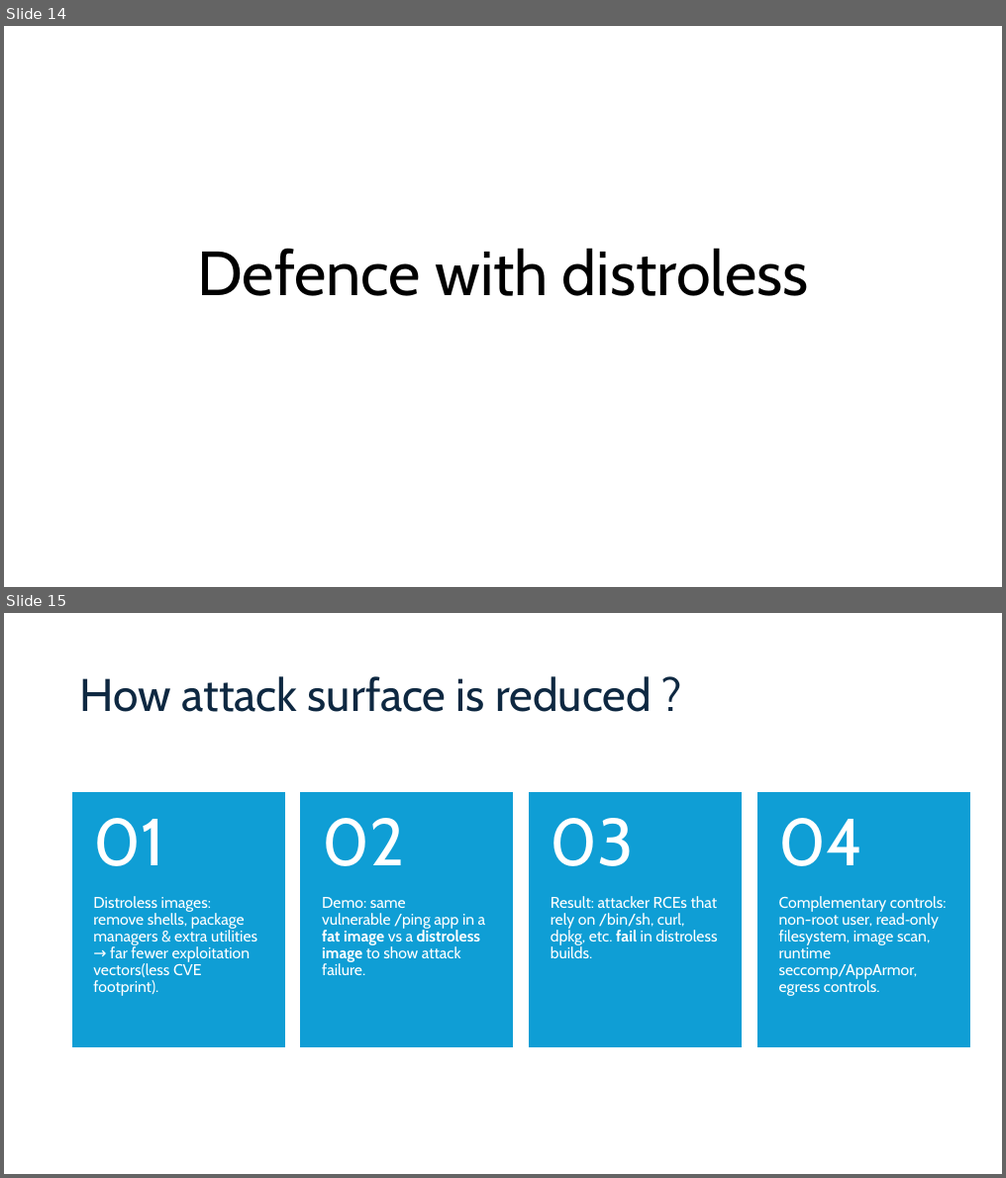
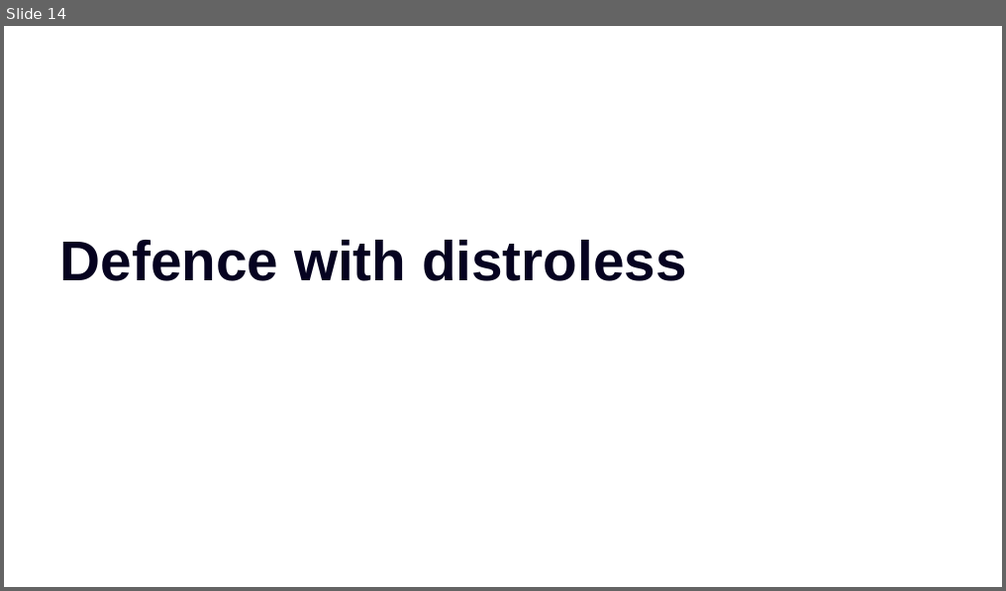
Before and after one commit to bharatnanda/from-fat-to-fearless-distroless-way, a slide deck: From Fat to Fearless.pptx. Shown one above the other, each under a label of ours: slides 14 and 15 before the commit, slide 14 after it. The pictures are 1006x1178 and 1006x591 pixels, drawn with LibreOffice and Linux fonts; fonts in the diff are those of the drawing. Boxes give left, top, right and bottom in pixels: in the first picture for what was removed or moved away, otherwise in the second. Text is boxed around its words. In the diff, an @@ line names an element or a change of style, - is before the commit and + after.

Commit message:
Updated the demo ppt

```diff
--- a/From Fat to Fearless.pptx
+++ b/From Fat to Fearless.pptx
@@ slide 15 removed at [4,613,1002,1174], background #FFFFFF @@
@@ title removed at [80,676,651,712] @@
-How attack surface is reduced ?
@@ group removed at [73,793,969,1048]: 8 texts, 4 rectangles @@
-Distroless images: remove shells, package managers & extra utilities → far fewer exploitation vectors(less CVE footprint).
-01
-Demo: same vulnerable /ping app in a fat image vs a distroless image to show attack failure.
-02
-Result: attacker RCEs that rely on /bin/sh, curl, dpkg, etc. fail in distroless builds.
-03
-Complementary controls: non-root user, read‑only filesystem, image scan, runtime seccomp/AppArmor, egress controls.
-04
@@ slide 14 changed as well @@
@@ title "Defence with distroless": place and size @@
-title "Defence with distroless" at [197,248,809,296]
+title "Defence with distroless" at [60,240,687,281]
@@ title "Defence with distroless" at [60,240,687,281]: size 60 to 54 pt, font Cabin to Arial, text colour #000000 to #060320, bold on; alignment centre to left; line spacing 0.9 to 1; vertical alignment bottom to top @@
```
Also in this commit, not shown: 16 other slides changed, 3 slides added, 3 other slides removed.
